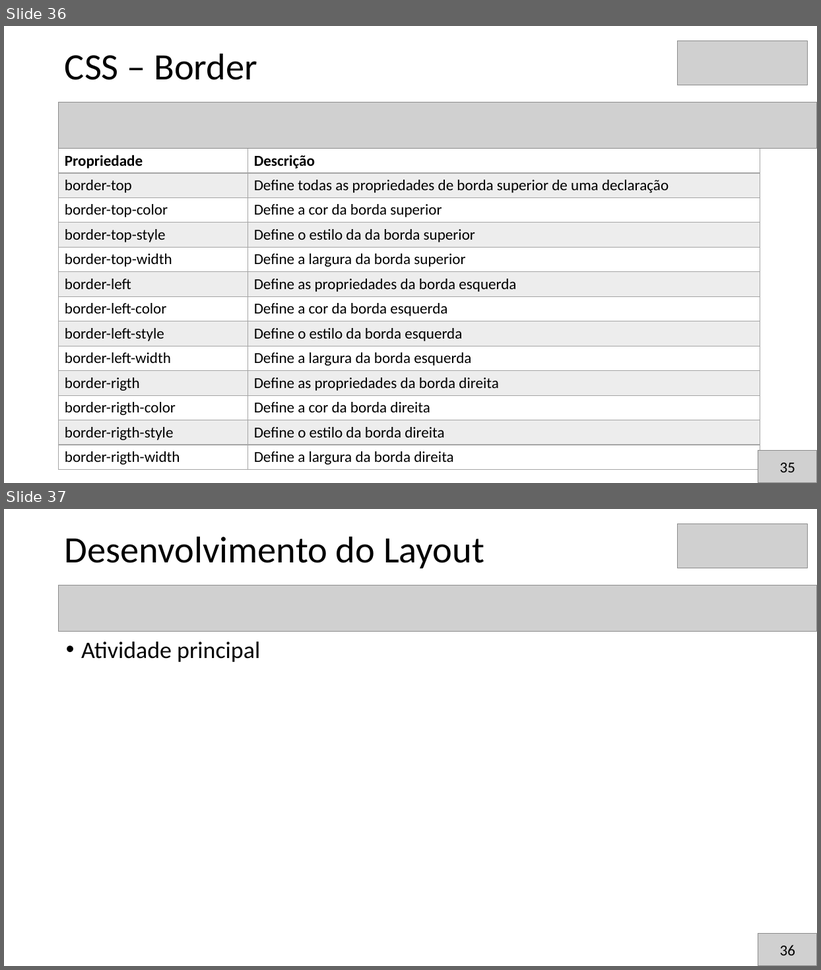
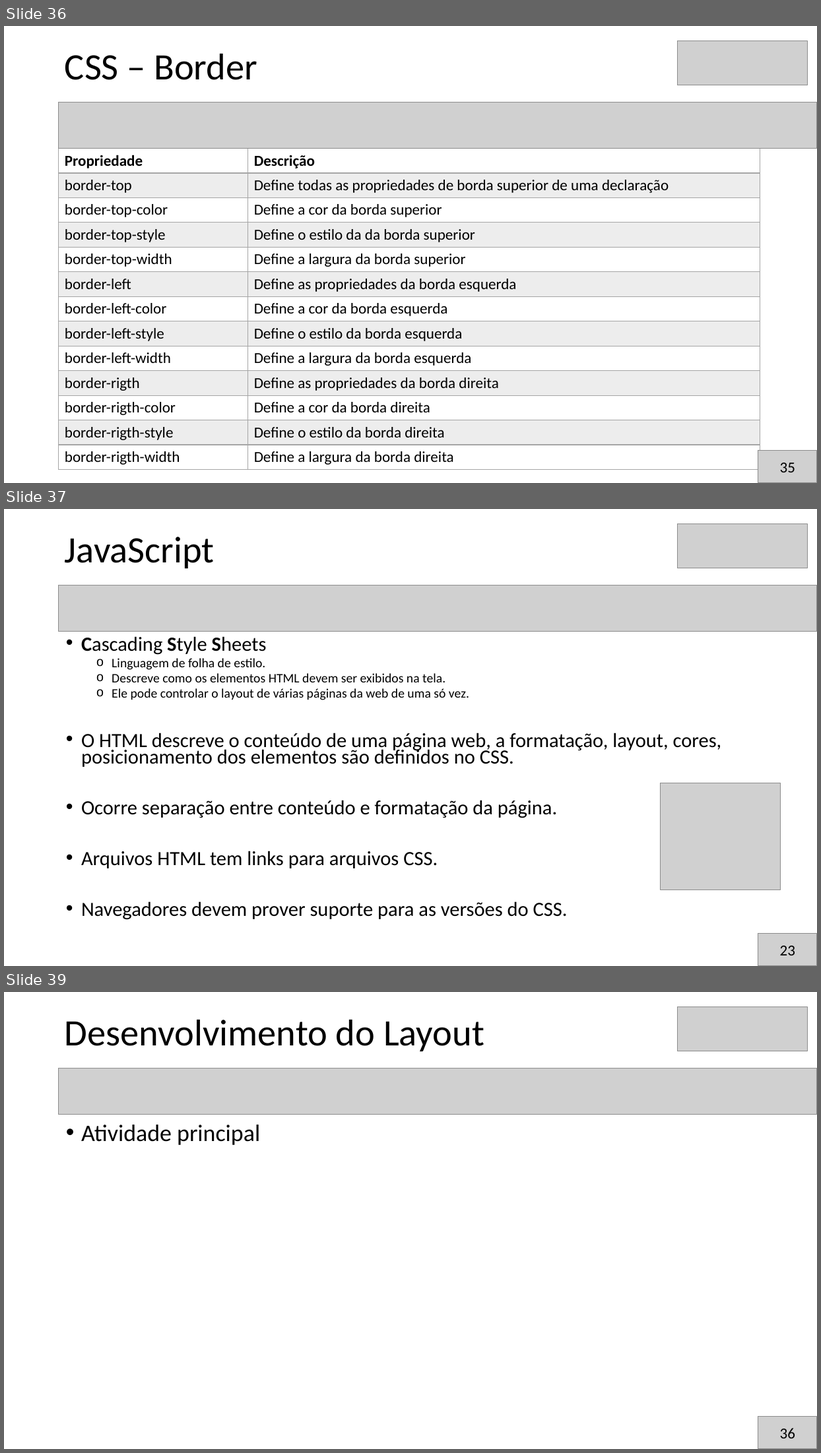
Before and after one commit to brunoslima/Secompp-Minicursos, a slide deck: Introdução ao Desenvolvimento de Front-End com HTMLCSSJS/Apresentacao/apresentacao1.pptx. Shown one above the other, each under a label of ours: slides 36 and 37 before the commit, slides 36, 37 and 39 after it; the slides between them are not shown. The pictures are 821x970 and 821x1453 pixels, drawn with LibreOffice and Linux fonts; fonts in the diff are those of the drawing; grey boxes stand for pictures; background and template pictures are left out. Boxes give left, top, right and bottom in pixels: in the first picture for what was removed or moved away, otherwise in the second. Text is boxed around its words. In the diff, an @@ line names an element or a change of style, - is before the commit and + after.

```diff
--- a/Introdução ao Desenvolvimento de Front-End com HTMLCSSJS/Apresentacao/apresentacao1.pptx
+++ b/Introdução ao Desenvolvimento de Front-End com HTMLCSSJS/Apresentacao/apresentacao1.pptx
@@ slide 37 added at <box>4,509,817,966</box>, background #FFFFFF @@
@@ picture added at <box>677,524,808,568</box> @@
@@ title added at <box>65,537,214,568</box>, 44 pt, text #000000 @@
+JavaScript
@@ picture added at <box>59,586,817,632</box> @@
@@ text added at <box>81,636,722,920</box>, 23.8 pt, text #000000 @@
+• Cascading Style Sheets
+  o Linguagem de folha de estilo.
+  o Descreve como os elementos HTML devem ser exibidos na tela.
+  o Ele pode controlar o layout de várias páginas da web de uma só vez.
+• O HTML descreve o conteúdo de uma página web, a formatação, layout, cores, posicionamento dos elementos são definidos no CSS.
+• Ocorre separação entre conteúdo e formatação da página.
+• Arquivos HTML tem links para arquivos CSS.
+• Navegadores devem prover suporte para as versões do CSS.
@@ picture added at <box>661,783,781,890</box> @@
@@ picture added at <box>758,934,817,966</box> @@
@@ text added at <box>780,946,795,956</box>, 18 pt, text #000000 @@
+23
@@ what was slide 37 is now slide 39 @@
```
Also in this commit, not shown: 6 slides changed, 2 other slides added, 6 other files.
